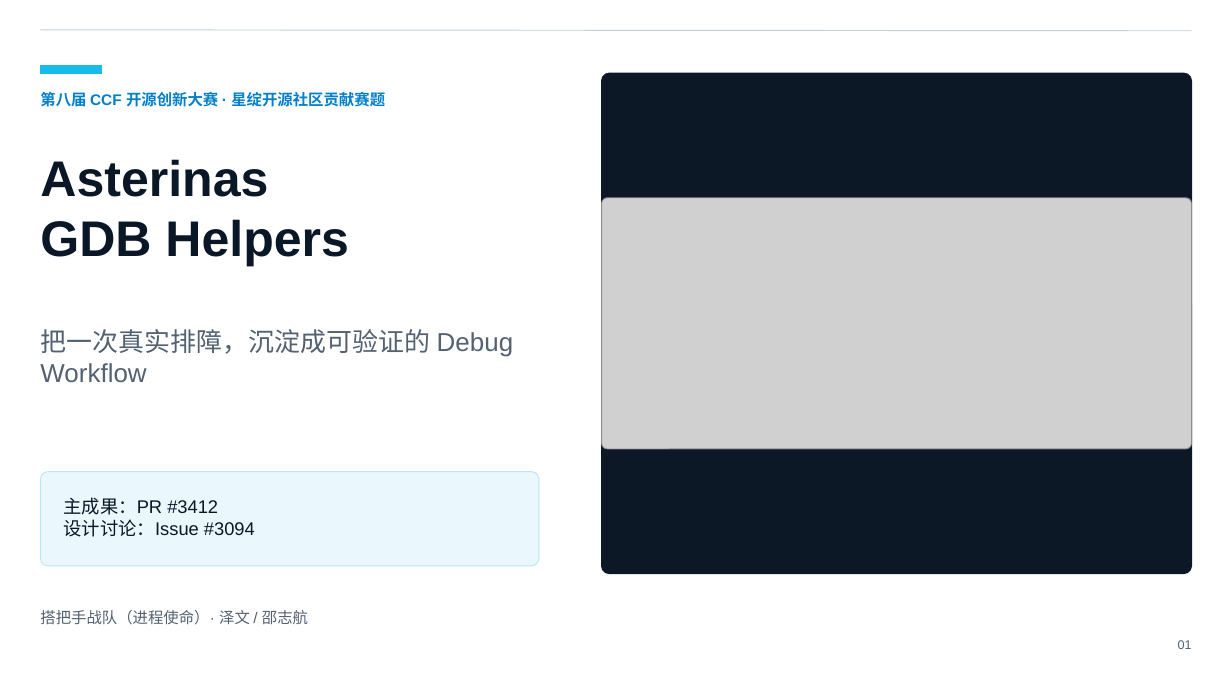
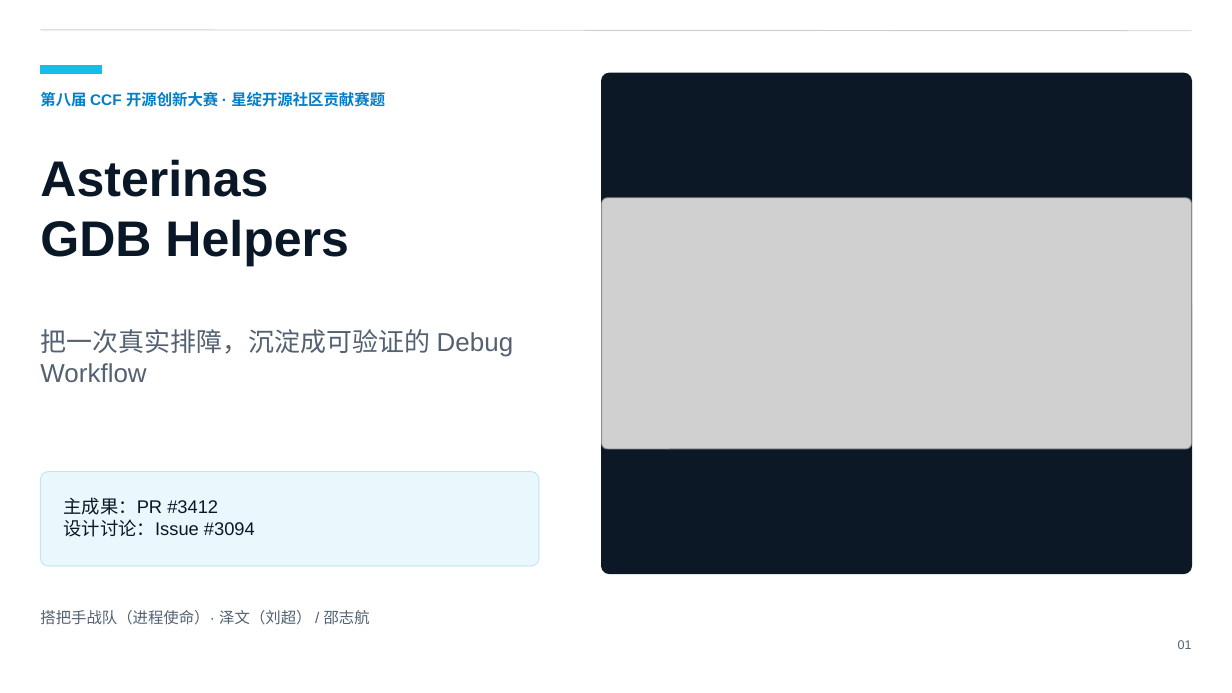
Before and after one commit to zevorn/asterinas-ccf-competition, a slide deck: slide 1 of outputs/asterinas-gdb-helpers-ccf-demo.pptx. Drawn at 1232x693 pixels with LibreOffice and Linux fonts; fonts in the diff are those of the drawing; grey boxes stand for pictures. Boxes give left, top, right and bottom in pixels: in the first picture for what was removed or moved away, otherwise in the second. Text is boxed around its words. In the diff, an @@ line names an element or a change of style, - is before the commit and + after.

Commit message:
docs: update competition demo deck attribution

```diff
--- a/outputs/asterinas-gdb-helpers-ccf-demo.pptx
+++ b/outputs/asterinas-gdb-helpers-ccf-demo.pptx
@@ text at [40, 610, 370, 625]: text changed @@
-搭把手战队（进程使命）· 泽文 / 邵志航
+搭把手战队（进程使命）· 泽文（刘超） / 邵志航
```
